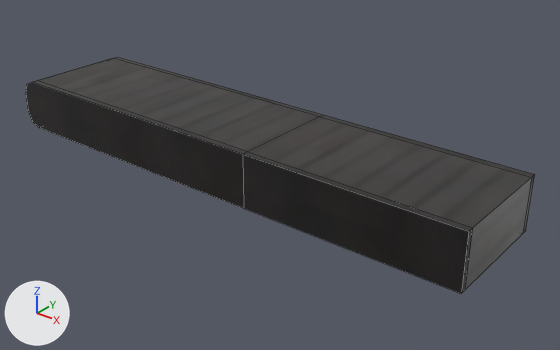
The FBX model Assets/Models/TermProject_con_belt_long.fbx, before and after one commit.
One viewpoint serves both versions: a camera (50 mm lens) standing at (3.67, -9.75, 6.21) and looking at (-4.32, 0.24, 0.01). The axes (+X, +Y, +Z) are drawn at lower left. The lights are the same throughout. Mesh edges are drawn as thin lines. Where no turn or scale is listed for an object, it has been applied to the vertices.

Script lines for the objects in view, before the commit:
```python
me_cube_10661 = bpy.data.meshes.new('Cube.10661')
me_cube_10661.from_pydata(...)  # 40 vertices, 34 faces; spans x -6.0..4.0, y -1.12..1.12, z -1.0..0.0
me_cube_10661.materials.append(mat_material_017)
ob_cube_062 = bpy.data.objects.new('Cube.062', me_cube_10661)
ob_cube_062.location = (-4.0, 0.0, 1.0)
```
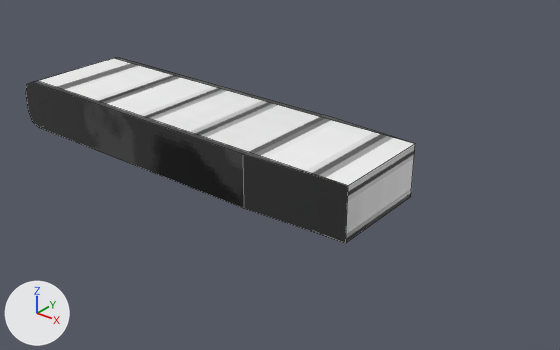
The newer file is also turned or shifted as a whole; pictures and numbers use the older file's frame.

Boxes [x1, y1, x2, y2] around the edits, measured in the pictures (560 x 350 px):
'Cube.062', reshaped (24% narrower, 21% shorter): before [26, 57, 535, 293]; after [26, 57, 415, 243]
part 1 of me_cube_10661, cut back: before [36, 57, 535, 293]; after [36, 57, 415, 243]
part 2 of me_cube_10661, recoloured: [26, 84, 244, 208] in both

Patch to the scene script:
```diff
--- a/Assets/Models/TermProject_con_belt_long.fbx.py
+++ b/Assets/Models/TermProject_con_belt_long.fbx.py
@@ img_conveyorbelt_update_png @@
+img_conveyorbelt_update_png = load_image('Conveyorbelt_update.png', '../Images/Conveyorbelt_update.png', 1280, 1280, 'Non-Color')
@@ mat_material_158 @@
+mat_material_158 = bpy.data.materials.new('Material.158')
+# uses the picture img_conveyorbelt_update_png
@@ me_cube_10661 @@
 # used by ob_cube_062; location = (-4.0, 0.0, 1.0)
-me_cube_10661.from_pydata(...)  # 40 vertices, 34 faces; spans x -6.0..4.0, y -1.12..1.12, z -1.0..0.0
+me_cube_10661.from_pydata(...)  # 32 vertices, 26 faces; spans x -6.0..1.97, y -1.12..1.12, z -1.0..0.0
+# me_cube_10661 part 1
+# 8 vertices are removed from x 4.0, y -1.12..1.12, z -1.0..0.0
+# 11 faces are deleted
+# 4 vertices in x 0.0, y -1.0..1.0, z -1.0..0.0 move by (1.97, 0.0, 0.0)
+# 3 new faces join them
+# me_cube_10661 part 2: 23 faces spanning x -6.0..1.97, y -1.12..1.12, z -1.0..0.0 switch from mat_material_017 to mat_material_158
```
